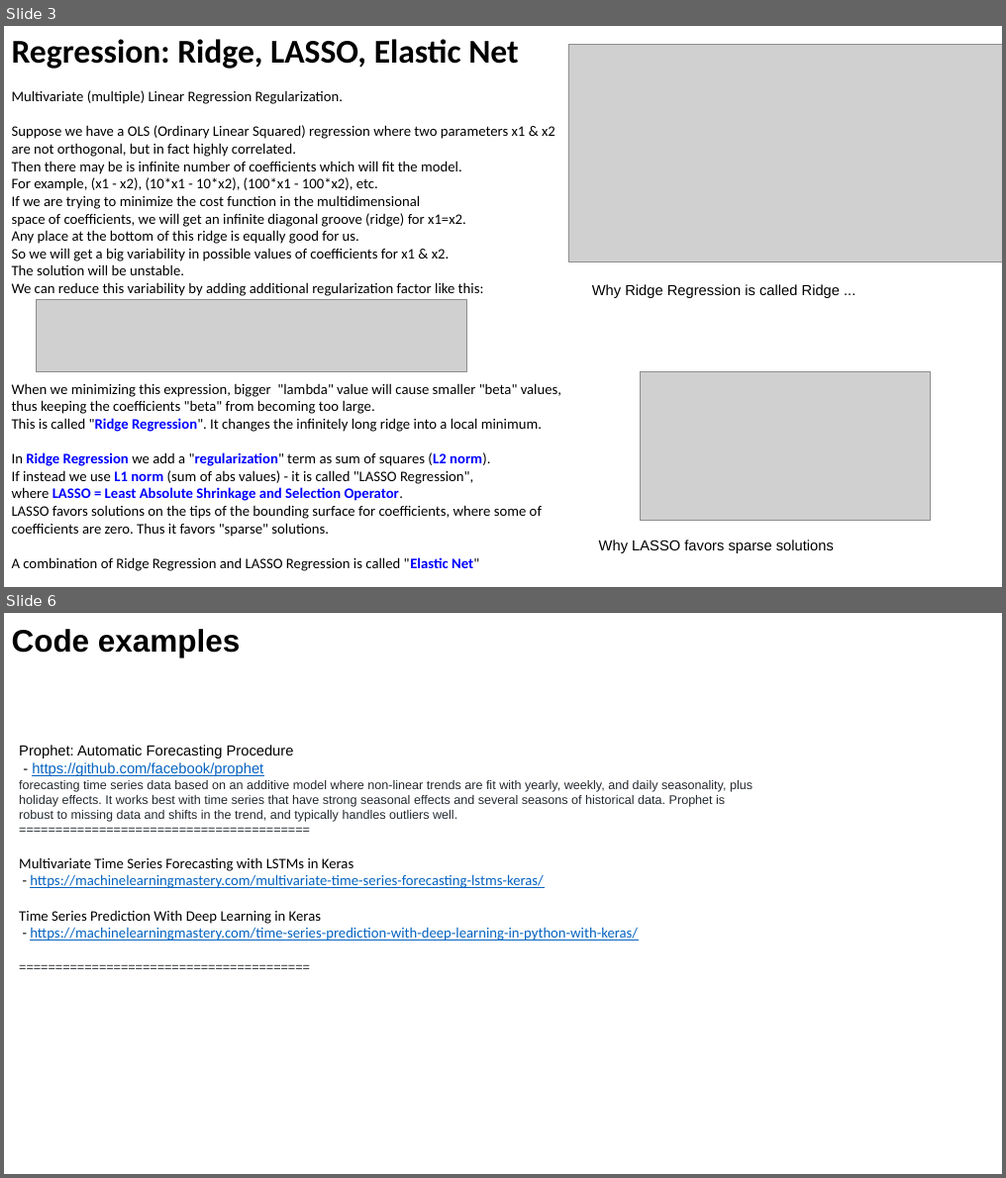
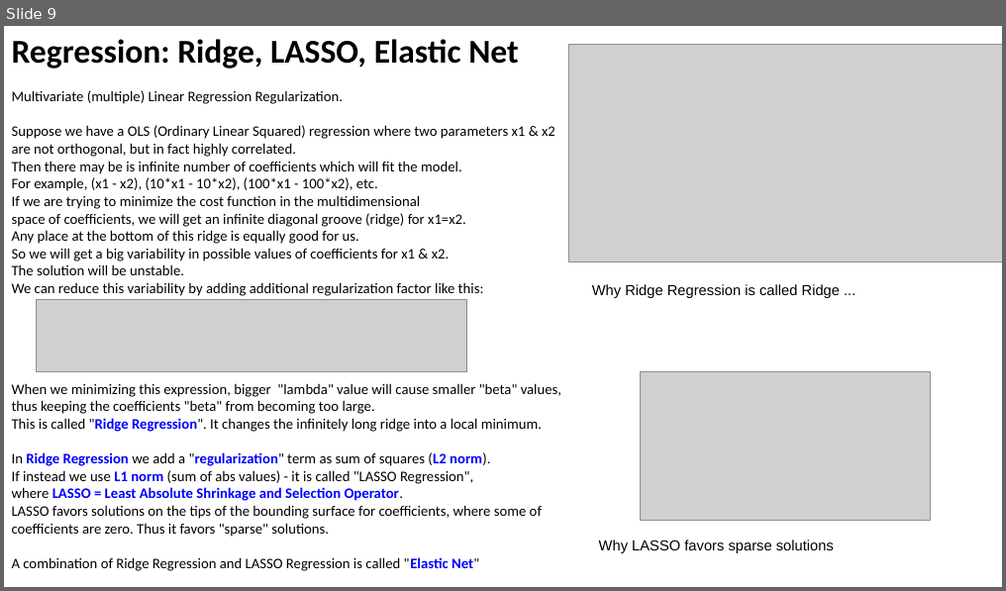
Before and after one commit to lselector/ml_ai_doc, a slide deck: Time_Series_Forecasting.pptx. Shown one above the other, each under a label of ours: slides 3 and 6 before the commit, slide 9 after it; the slides between them are not shown. The pictures are 1006x1178 and 1006x591 pixels, drawn with LibreOffice and Linux fonts; fonts in the diff are those of the drawing; grey boxes stand for pictures. Boxes give left, top, right and bottom in pixels: in the first picture for what was removed or moved away, otherwise in the second. Text is boxed around its words. In the diff, an @@ line names an element or a change of style, - is before the commit and + after.

Commit message:
std_dev, std_err, forecasting

```diff
--- a/Time_Series_Forecasting.pptx
+++ b/Time_Series_Forecasting.pptx
@@ slide 6 removed at box(4, 613, 1002, 1174), background #FFFFFF @@
@@ text removed at box(12, 629, 240, 658) @@
-Code examples
@@ text removed at box(19, 745, 752, 941) @@
-Prophet: Automatic Forecasting Procedure
-- https://github.com/facebook/prophet
-forecasting time series data based on an additive model where non-linear trends are fit with yearly, weekly, and daily seasonality, plus holiday effects. It works best with time series that have strong seasonal effects and several seasons of historical data. Prophet is robust to missing data and shifts in the trend, and typically handles outliers well.
-========================================
-Multivariate Time Series Forecasting with LSTMs in Keras
-- https://machinelearningmastery.com/multivariate-time-series-forecasting-lstms-keras/
-Time Series Prediction With Deep Learning in Keras
-- https://machinelearningmastery.com/time-series-prediction-with-deep-learning-in-python-with-keras/
-========================================
@@ what was slide 3 is now slide 9 @@
```
Also in this commit, not shown: 2 slides changed, 6 slides added, 6 other slides removed, 6 other files.
